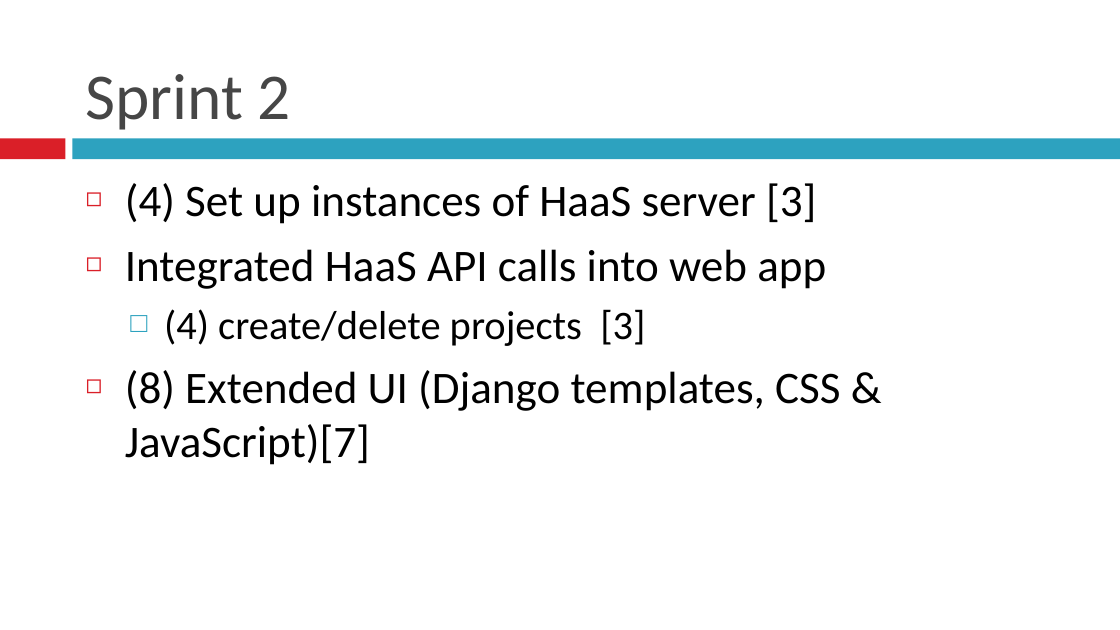
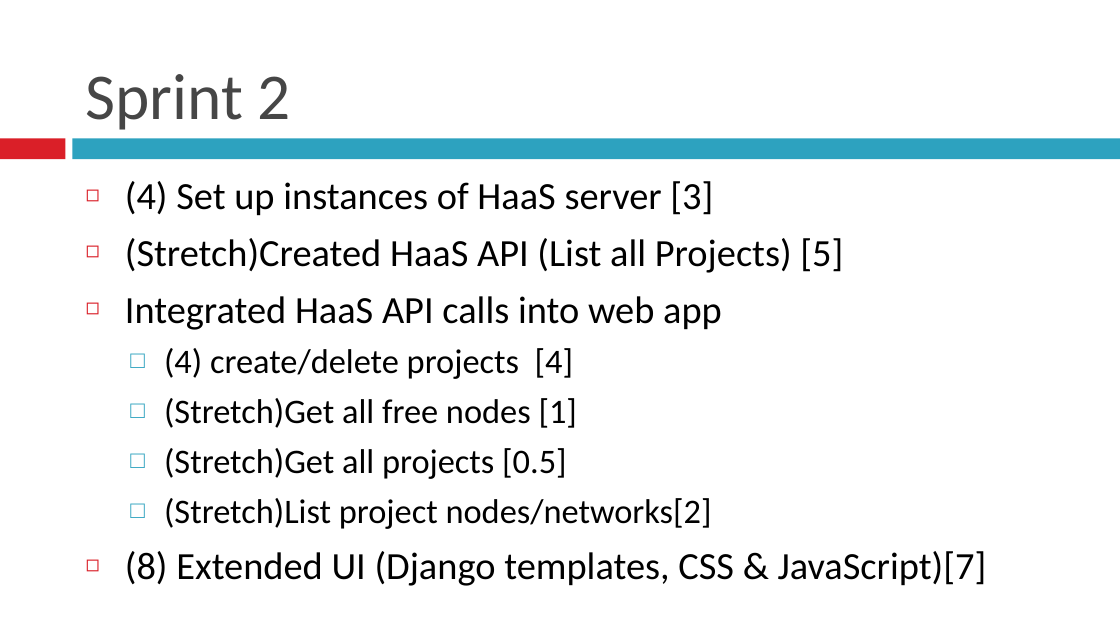
Before and after one commit to BU-EC500-SP15/moc-gui-plugins, a slide deck: slide 5 of MOCUIPlugin-Demo2.pptx. Drawn at 1120x630 pixels with LibreOffice and Linux fonts; fonts in the diff are those of the drawing. Boxes give left, top, right and bottom in pixels: in the first picture for what was removed or moved away, otherwise in the second. Text is boxed around its words. In the diff, an @@ line names an element or a change of style, - is before the commit and + after.

Commit message:
modified presentation

```diff
--- a/MOCUIPlugin-Demo2.pptx
+++ b/MOCUIPlugin-Demo2.pptx
@@ text at (125,181,987,586): size 29 to 24.6 pt in "(4) Set up instances of HaaS server ...", "Integrated HaaS API calls into web app", "(8) Extended UI (Django templates, CSS & ..." @@
@@ text at (125,238,843,273): paragraph added @@
+◻ (Stretch)Created HaaS API (List all Projects) [5]
@@ text at (164,348,712,529): text changed; size 26 to 22.1 pt @@
-  □ (4) create/delete projects [3]
+  □ (4) create/delete projects [4]
+  □ (Stretch)Get all free nodes [1]
+  □ (Stretch)Get all projects [0.5]
+  □ (Stretch)List project nodes/networks[2]
```
Also in this commit, not shown: 1 other slide changed.
